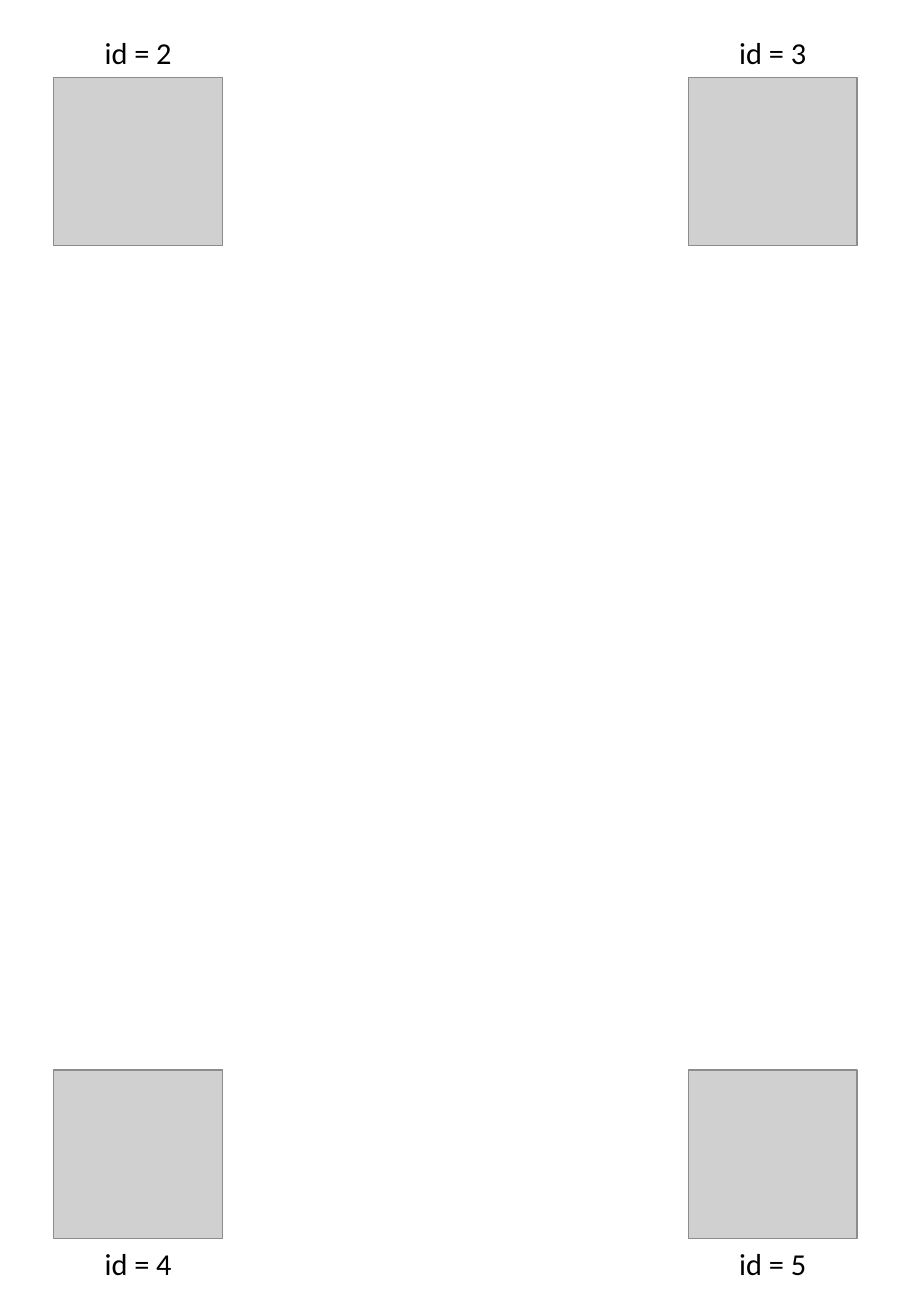
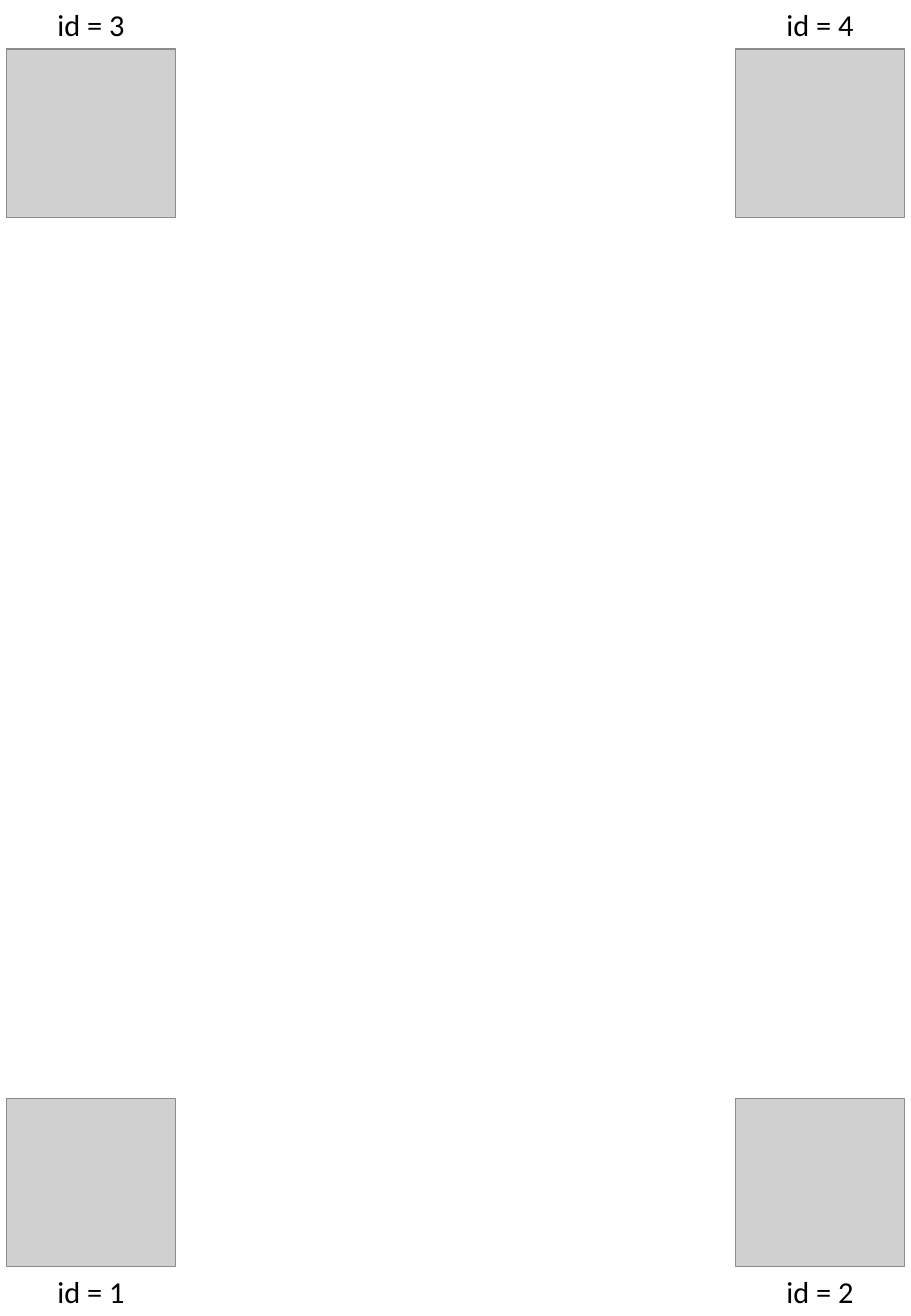
Before and after one commit to yumion/ar-tracking, a slide deck: slide 1 of markers/markers.pptx. Drawn at 911x1316 pixels with LibreOffice and Linux fonts; fonts in the diff are those of the drawing; grey boxes stand for pictures. Boxes give left, top, right and bottom in pixels: in the first picture for what was removed or moved away, otherwise in the second. Text is boxed around its words. In the diff, an @@ line names an element or a change of style, - is before the commit and + after.

```diff
--- a/markers/markers.pptx
+++ b/markers/markers.pptx
@@ text "id = 3": place and size @@
-text "id = 3" at bbox=[739, 43, 806, 65]
+text "id = 3" at bbox=[57, 15, 124, 37]
@@ text "id = 4": place and size @@
-text "id = 4" at bbox=[105, 1254, 171, 1275]
+text "id = 4" at bbox=[786, 15, 853, 37]
@@ picture: place and size @@
-picture at bbox=[689, 78, 858, 247]
+picture at bbox=[6, 49, 175, 217]
@@ picture: place and size @@
-picture at bbox=[53, 1070, 222, 1239]
+picture at bbox=[736, 49, 905, 217]
@@ picture removed at bbox=[689, 1070, 858, 1239] @@
@@ picture added at bbox=[6, 1098, 175, 1267] @@
@@ picture: place and size @@
-picture at bbox=[53, 78, 222, 247]
+picture at bbox=[736, 1098, 905, 1267]
@@ text removed at bbox=[739, 1254, 806, 1276] @@
-id = 5
@@ text added at bbox=[57, 1282, 124, 1304], 18 pt, text #000000 @@
+id = 1
@@ text "id = 2": place and size @@
-text "id = 2" at bbox=[105, 43, 171, 64]
+text "id = 2" at bbox=[786, 1282, 853, 1304]
```
Also in this commit, not shown: 1 slide added, 1 slide removed, 5 other files.
